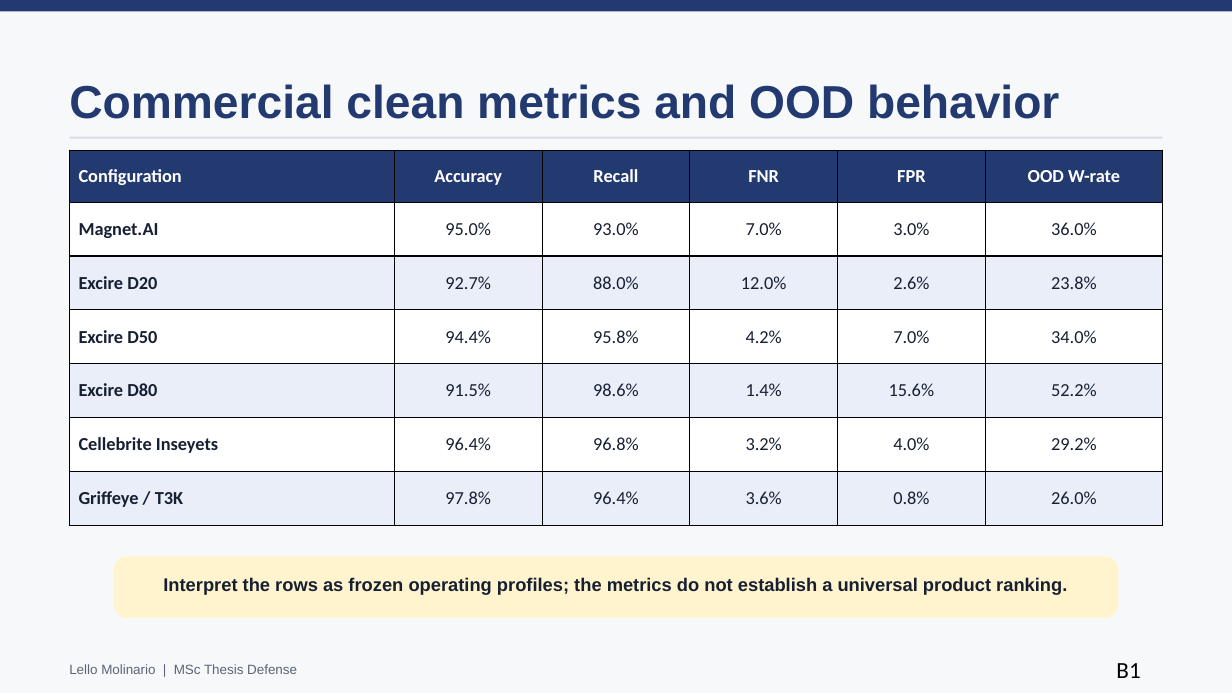
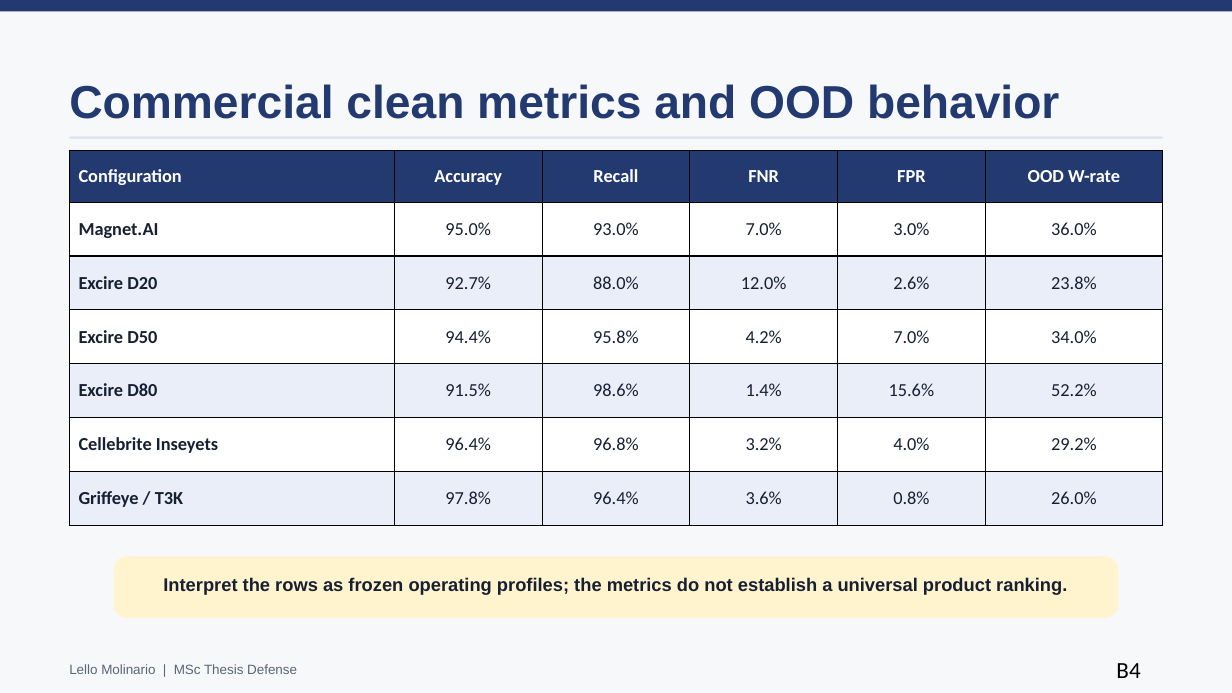
Before and after one commit to lmolinario/msc-thesis-ai-robustness-in-digital-forensics, a slide deck: slide 18 of docs/slides/main_thesis_presentation_editable_complete.pptx (slide 25 before the commit). Drawn at 1232x693 pixels with LibreOffice and Linux fonts; fonts in the diff are those of the drawing. Boxes give left, top, right and bottom in pixels: in the first picture for what was removed or moved away, otherwise in the second. Text is boxed around its words. In the diff, an @@ line names an element or a change of style, - is before the commit and + after.

```diff
--- a/docs/slides/main_thesis_presentation_editable_complete.pptx
+++ b/docs/slides/main_thesis_presentation_editable_complete.pptx
@@ text at box(1116, 663, 1140, 678): text changed @@
-B1
+B4
```
Also in this commit, not shown: 15 other slides changed, 7 slides removed.
